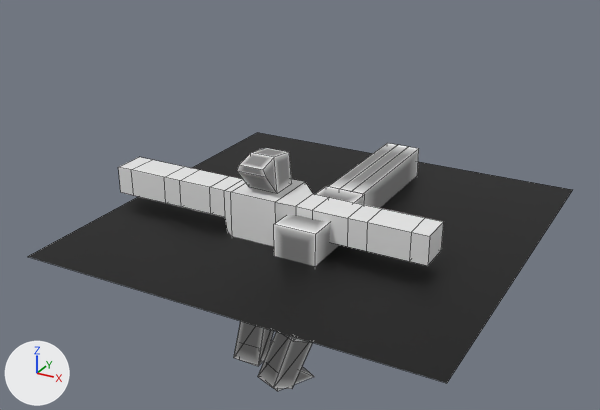
The Blender file share/shapes/cat5/minigunner.blend as it was, and as the next commit left it.
The view is the same before and after, from a 50 mm camera at (5.6, -9.3, 7.52) aimed at (0.18, 0.54, 2.6). Arrows for +X, +Y and +Z are at lower left; the lights stay in place. Mesh edges are drawn as thin lines.

Objects in the first picture: 'Cube', 'Cube.002', 'Cube.003', 'Cube.004', 'calf_left', 'calf_right.002', 'xheadx', 'xtorsox', 'y_Outline'.
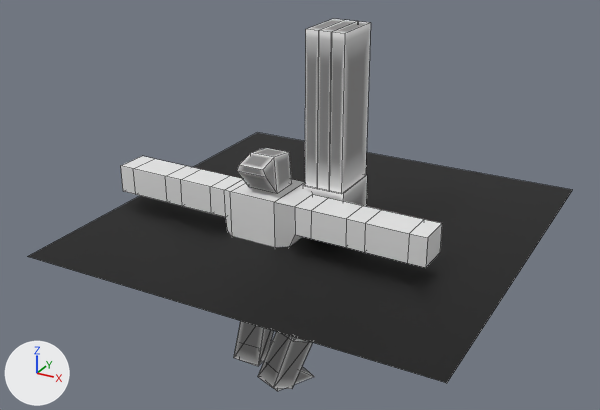
Boxes [x1, y1, x2, y2] around the edits, measured in the pictures (600 x 410 px):
'xtorsox', moved, turned: before [118, 157, 443, 266]; after [121, 156, 442, 268]
'Cube.004', moved, turned: before [351, 147, 419, 208]; after [329, 21, 371, 194]
'Cube', moved, turned: before [274, 186, 365, 266]; after [303, 175, 367, 206]
'Cube.002', moved, turned: before [328, 143, 397, 189]; after [305, 19, 345, 189]
'Cube.003', moved, turned: before [340, 145, 407, 191]; after [317, 20, 358, 191]

What the commit changed:
Object 'xtorsox' (ob_xtorsox) turns from (0, 0, 0) to (0, 0, -1.4) degrees about x, y and z.
Object 'Cube' (ob_cube) moves from (0.76, -0.25, 2.43) to (0.7, 0.66, 1.93).
Object 'Cube' (ob_cube) turns from (0, 0, 0) to (90, 0, 0) degrees about x, y and z.
